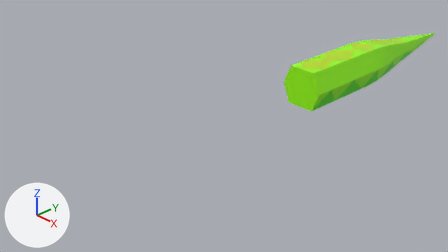
A saved change to the Blender file .blender/snake_low_poly.blend.
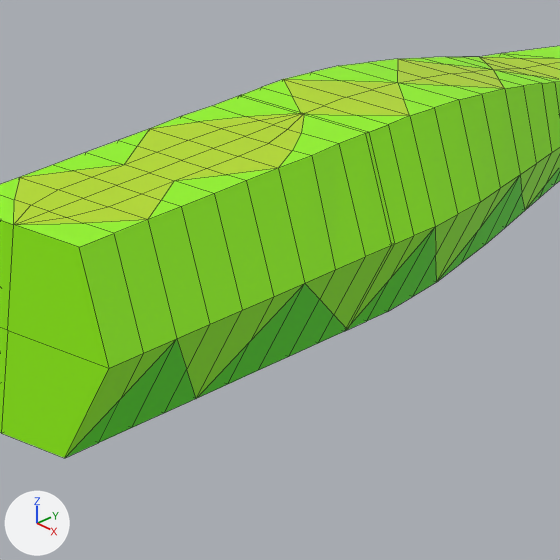
Old and new are each drawn from the file's camera 'Camera' and again close up on the part from 67% to 89% of the width and 12% to 51% of the height. The axes (+X, +Y, +Z) are drawn at lower left. The lights are the same throughout. The close-ups show mesh edges as thin lines.

The scene before the commit, as lines of its bpy script (objects in view):
```python
me_cube_004 = bpy.data.meshes.new('Cube.004')
me_cube_004.from_pydata(...)  # 70 vertices, 67 faces; spans x 0.0..1.0, y -0.74..0.58, z -0.99..1.01
# faces by material slot: [18, 31, 18]
me_cube_004.materials.append(mat_top)  # green #bce700
me_cube_004.materials.append(mat_middle)  # green #97ff00
me_cube_004.materials.append(mat_bottom)  # green #54e800
me_cube_005 = bpy.data.meshes.new('Cube.005')
me_cube_005.from_pydata(...)  # 76 vertices, 75 faces; spans x 0.0..1.0, y -2.13..0.58, z -0.99..1.01
# faces by material slot: [12, 39, 24]
me_cube_005.materials.append(mat_top)  # green #bce700
me_cube_005.materials.append(mat_middle)  # green #97ff00
me_cube_005.materials.append(mat_bottom)  # green #54e800
ob_snakebody2_object = bpy.data.objects.new('SnakeBody2.Object', me_cube_004)
ob_snakebody2_object.location = (0.0, 3.122, 0.04)
ob_snakebody2_object.scale = (0.468, 1.31, 0.409)
_m = ob_snakebody2_object.modifiers.new('Mirror', 'MIRROR')
_m.use_clip = True
ob_snaketail_object = bpy.data.objects.new('SnakeTail.Object', me_cube_005)
ob_snaketail_object.location = (0.0, 6.654, 0.04)
ob_snaketail_object.scale = (0.468, 1.31, 0.409)
_m = ob_snaketail_object.modifiers.new('Mirror', 'MIRROR')
_m.use_clip = True
```
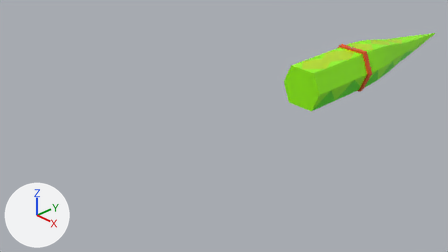
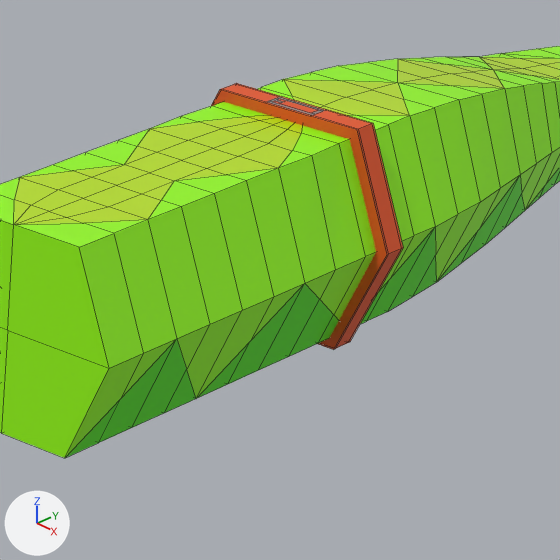
What changed in the scene script:
```text
Add mat_gris:
    mat_gris = principled_material('Gris')
    mat_gris.base_color = (0.246, 0.238, 0.253)  # grey #88868a
Add mat_marron:
    mat_marron = principled_material('Marron')
    mat_marron.base_color = (0.8, 0.0927, 0.0146)  # orange #e75620
Change me_cube_005:
    used by ob_snaketail_object; location = (0.0, 6.654, 0.04); scale = (0.468, 1.31, 0.409)
    remove me_cube_005.from_pydata(...)  # 76 vertices, 75 faces; spans x 0.0..1.0, y -2.13..0.58, z -0.99..1.01
    add me_cube_005.from_pydata(...)  # 90 vertices, 88 faces; spans x 0.0..1.0, y -2.13..0.58, z -0.99..1.01
    me_cube_005 part 1
    5 faces are deleted
    14 vertices are added at x 0.0..0.51, y -0.64..-0.03, z -0.43..0.46
    6 new faces join them, mat_bottom (green #54e800)
    12 new faces join them, mat_middle (green #97ff00)
Add me_cylinder:
    me_cylinder.from_pydata(...)  # 46 vertices, 33 faces; spans x -0.95..0.98, y -1.07..1.05, z -1.0..1.0
    # faces by material slot: [28, 5]
    me_cylinder.materials.append(mat_marron)  # orange #e75620
    me_cylinder.materials.append(mat_gris)  # grey #88868a
Add ob_cylinder:
    ob_cylinder = bpy.data.objects.new('Cylinder', me_cylinder)
    ob_cylinder.location = (-0.007, 3.814, 0.048)
    ob_cylinder.rotation_euler = (1.571, -0.524, 0.0)  # degrees (90, -30, 0)
    ob_cylinder.scale = (0.523, 0.523, -0.0535)
```

What differs and where, as boxes (x1, y1, x2, y2) in the close-ups (560 x 560 px):
'SnakeTail.Object', reshaped: before (242, 46, 560, 330); after (258, 46, 560, 324)
'Cylinder', added (orange): after (211, 83, 403, 350)
    faces in mat_marron (orange #e75620): (211, 83, 403, 350)
    faces in mat_gris (grey #88868a): (267, 97, 325, 115)
part 1 of me_cube_005, built on: (502, 46, 560, 58) in both
